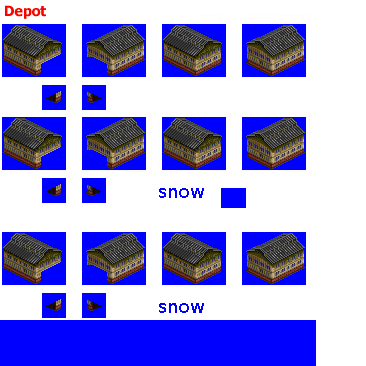
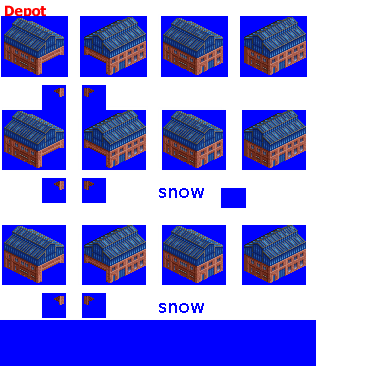
Layers edited between the first and the second 366 x 366 image:
showed "Industrial Station, CHIPS Factory", painted on it over (2, 16, 306, 306)
hid "Industrial Station, CHIPS Coal Mine" over (2, 16, 310, 311)
painted on "Blue" over (1, 16, 307, 284)
